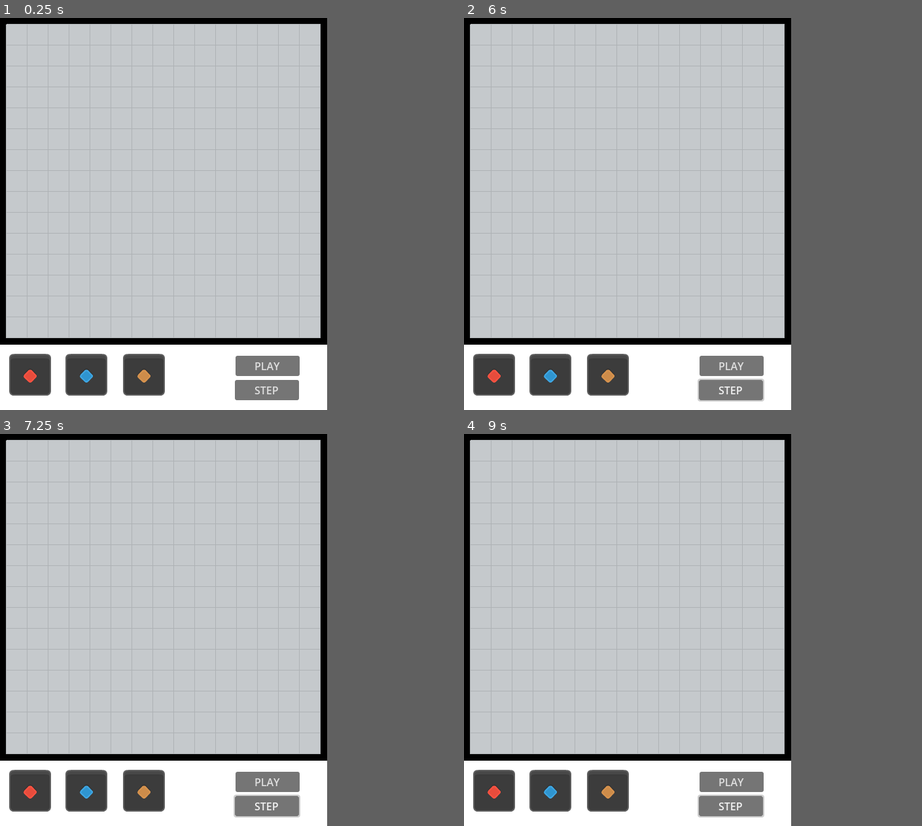
Above: before the commit, frames 1-4 (two rows, left to right).
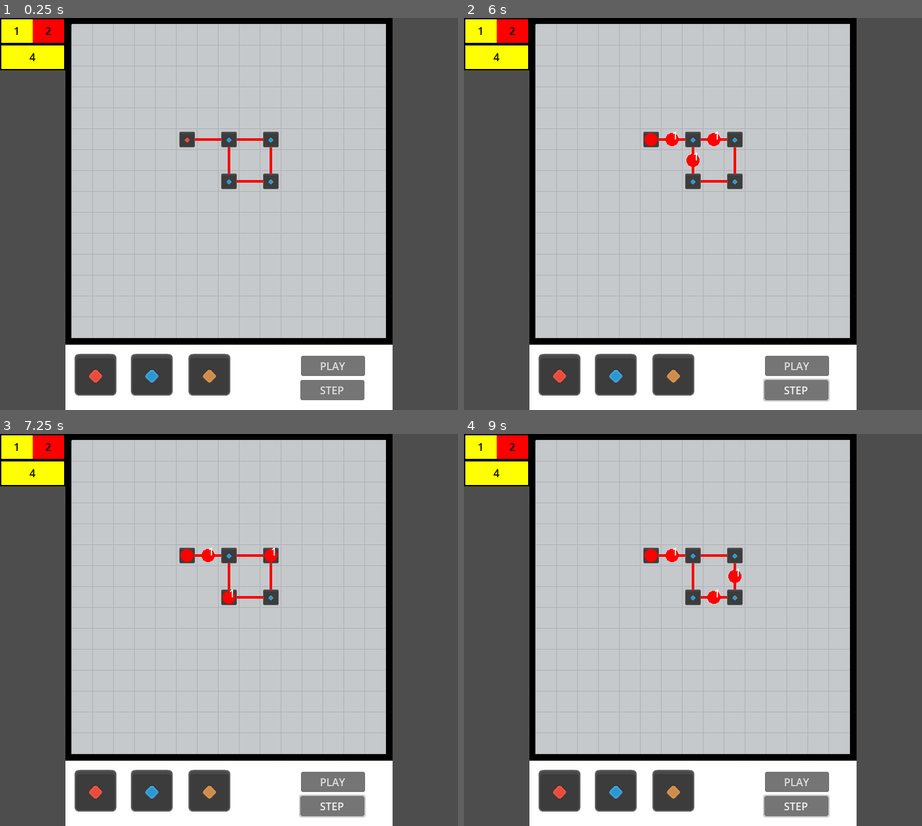
Above: after the commit, the same moments.

Repository: ricoapon/planet-cell
Game: Godot game, scene res://Scenes/menu.tscn
Two runs of this game, one before a commit and one after it. Both use one fixed random seed, a clock stepped at 60 frames per second and the inputs below.
Inputs (mouse positions are in pixels of both pictures, inside the frame that each line leads up to):
- Up to frame 1 (0.25 s): no input
- Up to frame 2 (6 s): click "STEP" at 0.5 s; click "PLAY" at 1.25 s; click "PLAY" at 2 s; click "STEP" at 2.75 s; click "PLAY" at 3.5 s; click "STEP" at 4.25 s; tap Enter at 5 s; move the mouse to (697, 194) at 5.02 s; click (697, 194) at 5.17 s; tap Space at 5.75 s; drag from (560, 233) to (610, 292) at 5.77 s
- Up to frame 3 (7.25 s): tap Enter at 6.5 s; move the mouse to (196, 543) at 6.52 s; click (196, 543) at 6.67 s
- Up to frame 4 (9 s): tap Space at 7.25, 8.75 s; drag from (610, 708) to (528, 571) at 7.27 s; tap Enter at 8 s; move the mouse to (725, 688) at 8.02 s; click (725, 688) at 8.17 s; drag from (528, 571) to (578, 532) at 8.77 s
The window is 500x600 before the commit and 700x600 after it. Grey fills any space a smaller window leaves; there, only what the larger window draws over its background counts as a difference.

The runs differ from the first frame. In frame 1, 35% of the frame differs, in the area x 0-86%, y 0-100%; in frame 2, 35%; in frame 3, 35%; in frame 4, 35%.
Error before the commit: Invalid call. Nonexistent function 'next_step' in base 'Nil'. (res://Scenes/Menu.gd:23)
Error after the commit: Invalid call. Nonexistent function 'next_step' in base 'Nil'. (res://Scenes/Menu.gd:50)

Commit message:
Show output on screen

Diff:
--- a/Scenes/Menu.gd
+++ b/Scenes/Menu.gd
@@ -7,17 +7,44 @@
 func _ready():
 	# TODO: Have this until we can modify it in the GUI.
 	var output = SingleOutput.new()
-	output.add_color(SingleOutput.OutputColor.GREEN, 1)
+	output.add_color(SingleOutput.OutputColor.YELLOW, 1)
 	var expected_output = OrderedOutput.new()
 	expected_output.next_row()
 	expected_output.add_output_to_current_row(output)
-	$GridView.grid.set_expected_output(expected_output)
+	$Middle/GridView.grid.set_expected_output(expected_output)
+
+	var row1 = SingleOutput.new()
+	row1.add_color(SingleOutput.OutputColor.YELLOW, 1)
+	row1.add_color(SingleOutput.OutputColor.RED, 2)
+	var row2 = SingleOutput.new()
+	row2.add_color(SingleOutput.OutputColor.YELLOW, 4)
+	var ordered_output = OrderedOutput.new()
+	ordered_output.next_row()
+	ordered_output.add_output_to_current_row(row1)
+	ordered_output.next_row()
+	ordered_output.add_output_to_current_row(row2)
+	$OrderedOutputView.init(ordered_output)
+
+	# Just a test case for easy setup.
+	$Middle/GridView.place_block(Coordinate.new(5, 5), StarterBlock.new())
+	$Middle/GridView.place_block(Coordinate.new(7, 5), SplitBlock.new())
+	$Middle/GridView.place_block(Coordinate.new(9, 5), SplitBlock.new())
+	$Middle/GridView.place_block(Coordinate.new(7, 7), SplitBlock.new())
+	$Middle/GridView.place_block(Coordinate.new(9, 7), SplitBlock.new())
+	#$Middle/GridView.place_block(Coordinate.new(9, 13), OutputBlock.new(SingleOutput.OutputColor.YELLOW))
+	$Middle/GridView.add_edge(Coordinate.new(5, 5), Coordinate.new(7, 5))
+	$Middle/GridView.add_edge(Coordinate.new(7, 5), Coordinate.new(7, 7))
+	$Middle/GridView.add_edge(Coordinate.new(9, 5), Coordinate.new(9, 7))
+	$Middle/GridView.add_edge(Coordinate.new(7, 5), Coordinate.new(9, 5))
+	$Middle/GridView.add_edge(Coordinate.new(7, 7), Coordinate.new(9, 7))
+	#$Middle/GridView.add_edge(Coordinate.new(9, 7), Coordinate.new(9, 13))
+
 
 func _on_button_pressed() -> void:
 	var grid_execution_view = GridExecutionViewScene.instantiate()
-	grid_execution_view.init($GridView)
+	grid_execution_view.init($Middle/GridView)
 	view = grid_execution_view
-	add_child(view)
+	$Middle.add_child(view)
 
 func _on_button_2_pressed() -> void:
 	view.next_step()
--- a/Scenes/menu.tscn
+++ b/Scenes/menu.tscn
@@ -1,61 +1,76 @@
-[gd_scene load_steps=4 format=3 uid="uid://dy4dooi088si3"]
+[gd_scene load_steps=5 format=3 uid="uid://dy4dooi088si3"]
 
 [ext_resource type="PackedScene" uid="uid://cj5037ryd1xpn" path="res://scenes/components/grids/GridView.tscn" id="1_11y2r"]
 [ext_resource type="Script" uid="uid://m037x6xw1xv7" path="res://scenes/Menu.gd" id="1_o0tnf"]
 [ext_resource type="PackedScene" uid="uid://qppng80r2fw1" path="res://scenes/DraggableBlock.tscn" id="2_upctu"]
+[ext_resource type="PackedScene" uid="uid://b7ack6a2rvejj" path="res://scenes/components/output/OrderedOutputView.tscn" id="4_o0tnf"]
 
 [node name="Menu" type="Node2D"]
 script = ExtResource("1_o0tnf")
 
-[node name="BlackGridBackground" type="ColorRect" parent="."]
+[node name="OrderedOutputView" parent="." instance=ExtResource("4_o0tnf")]
+offset_bottom = 50.0
+
+[node name="Middle" type="Node2D" parent="."]
+position = Vector2(100, 0)
+
+[node name="BlackGridBackground" type="ColorRect" parent="Middle"]
 offset_right = 500.0
 offset_bottom = 500.0
 color = Color(0, 0, 0, 1)
+metadata/_edit_use_anchors_ = true
 
-[node name="GridView" parent="." instance=ExtResource("1_11y2r")]
+[node name="GridView" parent="Middle" instance=ExtResource("1_11y2r")]
 offset_left = 10.0
 offset_top = 10.0
 offset_right = 10.0
 offset_bottom = 10.0
+metadata/_edit_use_anchors_ = true
 
-[node name="Bottom" type="ColorRect" parent="."]
+[node name="Bottom" type="ColorRect" parent="Middle"]
 offset_top = 500.0
 offset_right = 500.0
 offset_bottom = 600.0
+metadata/_edit_use_anchors_ = true
 
-[node name="DraggableBlockStarter" parent="." instance=ExtResource("2_upctu")]
+[node name="DraggableBlockStarter" parent="Middle" instance=ExtResource("2_upctu")]
 offset_left = 14.0
 offset_top = 514.0
 offset_right = 78.0
 offset_bottom = 578.0
 block_type = 2
+metadata/_edit_use_anchors_ = true
 
-[node name="DraggableBlockSplit" parent="." instance=ExtResource("2_upctu")]
+[node name="DraggableBlockSplit" parent="Middle" instance=ExtResource("2_upctu")]
 offset_left = 100.0
 offset_top = 514.0
 offset_right = 164.0
 offset_bottom = 578.0
 block_type = 1
+metadata/_edit_use_anchors_ = true
 
-[node name="DraggableBlockOutput" parent="." instance=ExtResource("2_upctu")]
+[node name="DraggableBlockOutput" parent="Middle" instance=ExtResource("2_upctu")]
 offset_left = 188.0
 offset_top = 514.0
 offset_right = 252.0
 offset_bottom = 578.0
+metadata/_edit_use_anchors_ = true
 
-[node name="Button" type="Button" parent="."]
+[node name="Button" type="Button" parent="Middle"]
 offset_left = 360.0
 offset_top = 517.0
 offset_right = 458.0
 offset_bottom = 548.0
 text = "PLAY"
+metadata/_edit_use_anchors_ = true
 
-[node name="Button2" type="Button" parent="."]
+[node name="Button2" type="Button" parent="Middle"]
 offset_left = 359.0
 offset_top = 554.0
 offset_right = 457.0
 offset_bottom = 585.0
 text = "STEP"
+metadata/_edit_use_anchors_ = true
 
-[connection signal="pressed" from="Button" to="." method="_on_button_pressed"]
-[connection signal="pressed" from="Button2" to="." method="_on_button_2_pressed"]
+[connection signal="pressed" from="Middle/Button" to="." method="_on_button_pressed"]
+[connection signal="pressed" from="Middle/Button2" to="." method="_on_button_2_pressed"]
--- a/project.godot
+++ b/project.godot
@@ -17,7 +17,7 @@
 
 [display]
 
-window/size/viewport_width=500
+window/size/viewport_width=700
 window/size/viewport_height=600
 
 [rendering]
